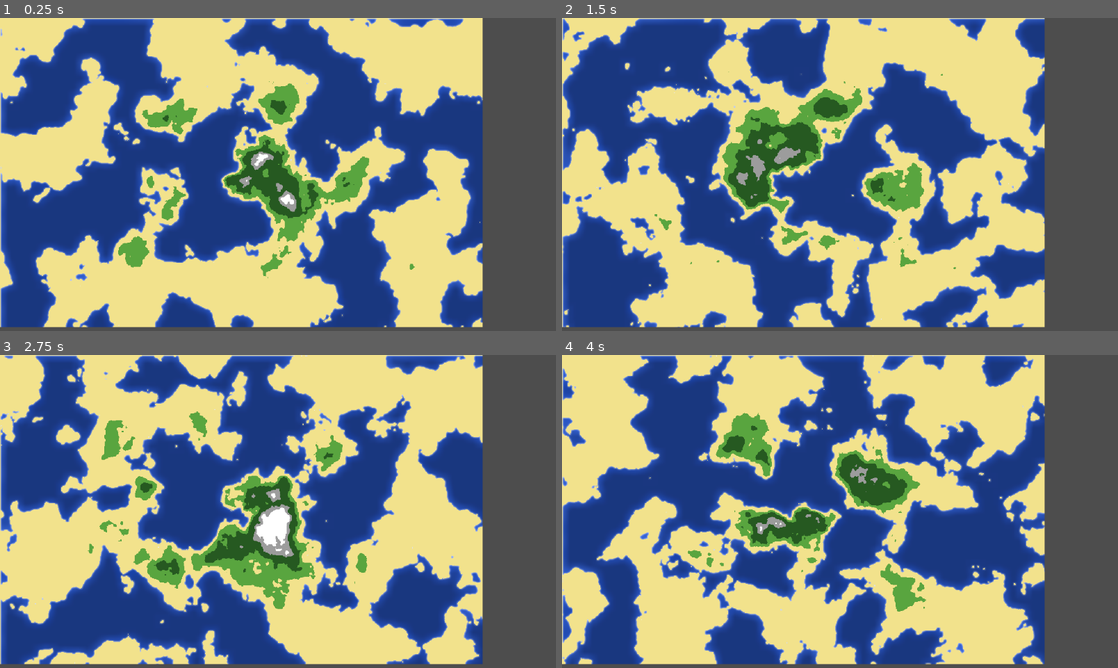
Above: before the commit, frames 1-4 (two rows, left to right).
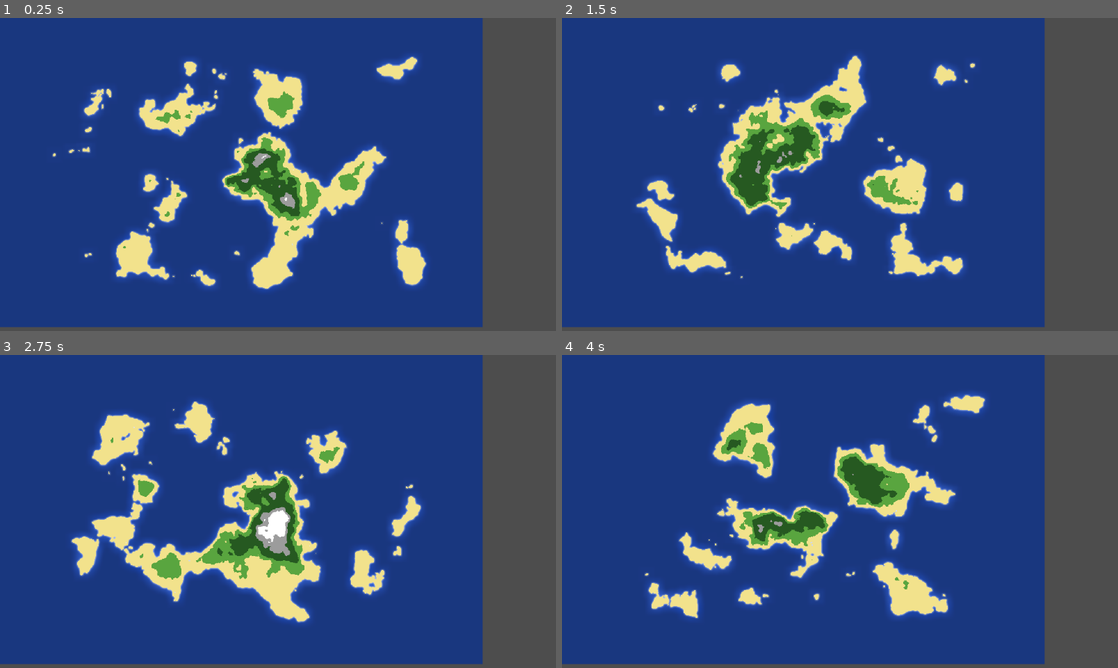
Above: after the commit, the same moments.

Repository: jhaakma/island-generator
Game: Godot game, scene res://Scenes/Main/Main.tscn
Two runs of this game, one before a commit and one after it. Both use one fixed random seed, a clock stepped at 60 frames per second and the inputs below.
Inputs:
- Up to frame 1 (0.25 s): no input
- Up to frame 2 (1.5 s): tap Enter (ui_accept) at 0.5, 0.77, 1.25 s
- Up to frame 3 (2.75 s): tap Enter (ui_accept) at 1.52, 2 s
- Up to frame 4 (4 s): tap Enter (ui_accept) at 2.75, 3.02, 3.5, 3.77 s

The runs differ from the first frame. In frame 1, 48% of the frame differs, in the area x 0-87%, y 0-99%; in frame 2, 48%; in frame 3, 51%; in frame 4, 50%.

Commit message:
Fix height adjust

Diff:
--- a/Scenes/Main/Main.tscn
+++ b/Scenes/Main/Main.tscn
@@ -53,7 +53,7 @@
 starting_seed = -1
 biomes = Array[ExtResource("3_biome")]([SubResource("Resource_biome_sand"), SubResource("Resource_biome_grass"), SubResource("Resource_biome_forest"), SubResource("Resource_biome_dense"), SubResource("Resource_o8wgc"), SubResource("Resource_w20t6")])
 center_bias = 1.0
-height_adjustment = 10.0
+height_adjustment = 7.0
 
 [node name="Main" type="Node2D"]
 script = ExtResource("1_qtv3y")
